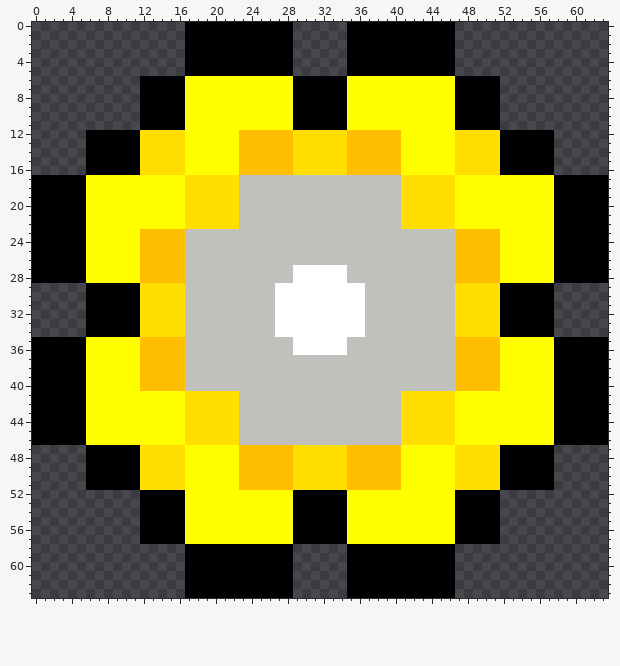
Edited in one commit: pixel-art sprite (res/images/flowers/1.png). The first picture shows the starting point.
The file is 64x64 pixels.
The result:
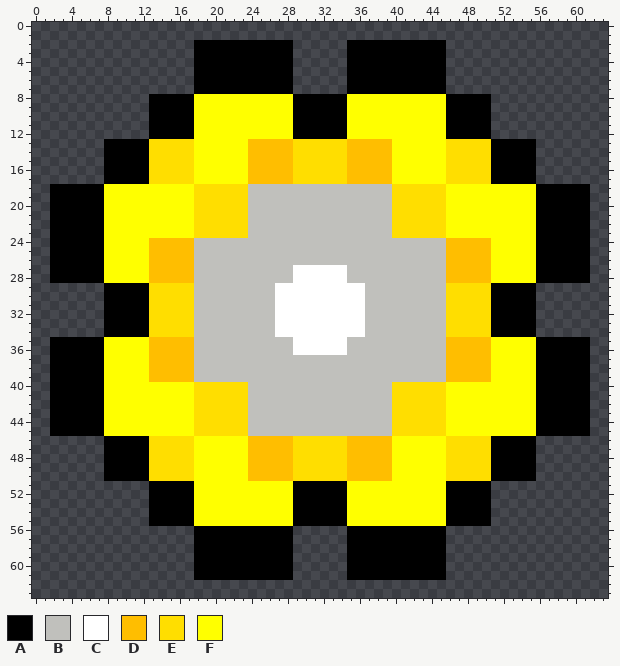
Palette (. is transparent): A #000000  B #c0c0bc  C #ffffff  D #ffbe00  E #ffde00  F #ffff00
Difference:
Colour A replaces colour E in row 12 at x 13 to 16, 29 to 34 and 47 to 50; in rows 13 to 16 at x 12 and 51; in rows 29 to 34 at x 12 and 51; in rows 47 to 50 at x 12 and 51; in row 51 at x 13 to 16, 29 to 34 and 47 to 50.
Colour A replaces colour F in rows 6 to 7 at x 18 to 28 and 35 to 45; in rows 8 to 12 at x 17 and 46; in row 17 at x 8 to 12 and 51 to 55; in rows 18 to 28 at x 6 to 7 and 56 to 57; in rows 35 to 45 at x 6 to 7 and 56 to 57; in row 46 at x 8 to 12 and 51 to 55.
Colour A replaces colour F in rows 51 to 55 at x 17 and 46; in rows 56 to 57 at x 18 to 28 and 35 to 45.
Colour D replaces colour B in row 17 at x 24 to 28 and 35 to 39; in rows 24 to 28 at x 17 and 46; in rows 35 to 39 at x 17 and 46; in row 46 at x 24 to 28 and 35 to 39.
Colour E replaces colour B in row 17 at x 29 to 34; in rows 18 to 22 at x 23 and 40; in row 23 at x 18 to 23 and 40 to 45; in rows 29 to 34 at x 17 and 46; in row 40 at x 18 to 23 and 40 to 45; in rows 41 to 45 at x 23 and 40.
Colour E replaces colour B in row 46 at x 29 to 34.
Colour E replaces colour F in rows 13 to 16 at x 17 and 46; in row 17 at x 13 to 16 and 47 to 50; in row 46 at x 13 to 16 and 47 to 50; in rows 47 to 50 at x 17 and 46.
Colour F replaces colour B in row 17 at x 23 and 40; in row 23 at x 17 and 46; in row 40 at x 17 and 46; in row 46 at x 23 and 40.
Colour F replaces colour D in row 12 at x 23 to 28 and 35 to 40; in rows 13 to 16 at x 23 and 40; in row 23 at x 12 to 16 and 47 to 51; in rows 24 to 28 at x 12 and 51; in rows 35 to 39 at x 12 and 51; in row 40 at x 12 to 16 and 47 to 51.
Colour F replaces colour D in rows 47 to 50 at x 23 and 40; in row 51 at x 23 to 28 and 35 to 40.
Colour F replaces colour E in row 17 at x 18 to 22 and 41 to 45; in rows 18 to 22 at x 17 and 46; in rows 41 to 45 at x 17 and 46; in row 46 at x 18 to 22 and 41 to 45.
Colour A is gone in rows 0 to 1 at x 17 to 28 and 35 to 46; in rows 2 to 5 at x 17 and 46; in rows 6 to 7 at x 12 to 16, 29 to 34 and 47 to 51; in rows 8 to 11 at x 12 and 51; in row 12 at x 6 to 11 and 52 to 57; in rows 13 to 16 at x 6 to 7 and 56 to 57.
Colour A is gone in row 17 at x 0 to 5 and 58 to 63; in rows 18 to 28 at x 0 to 1 and 62 to 63; in rows 29 to 34 at x 6 to 7 and 56 to 57; in rows 35 to 45 at x 0 to 1 and 62 to 63; in row 46 at x 0 to 5 and 58 to 63; in rows 47 to 50 at x 6 to 7 and 56 to 57.
Colour A is gone in row 51 at x 6 to 11 and 52 to 57; in rows 52 to 55 at x 12 and 51; in rows 56 to 57 at x 12 to 16, 29 to 34 and 47 to 51; in rows 58 to 61 at x 17 and 46; in rows 62 to 63 at x 17 to 28 and 35 to 46.
Colour E is gone in row 12 at x 12 and 51; in row 51 at x 12 and 51.
Colour F is gone in rows 6 to 7 at x 17 and 46; in row 17 at x 6 to 7 and 56 to 57; in row 46 at x 6 to 7 and 56 to 57; in rows 56 to 57 at x 17 and 46.
Changed places in both pictures, as pixel boxes (x1, y1, x2, y2):
changed: (32, 22, 608, 598)
